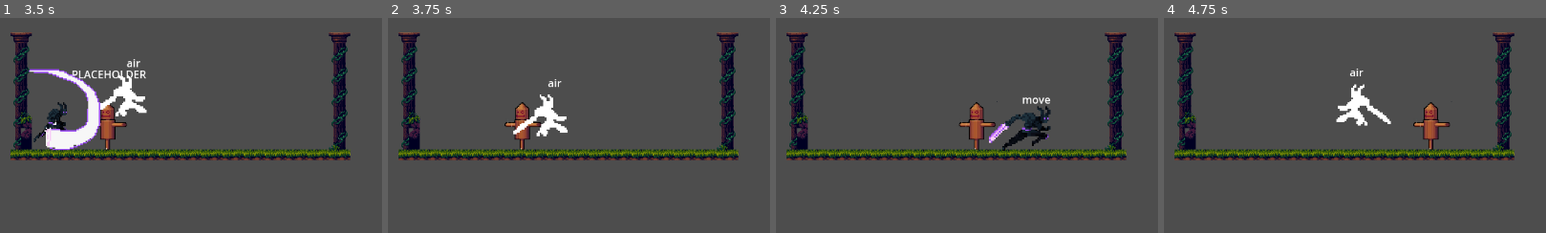
Above: before the commit, frames 1-4 (left to right).
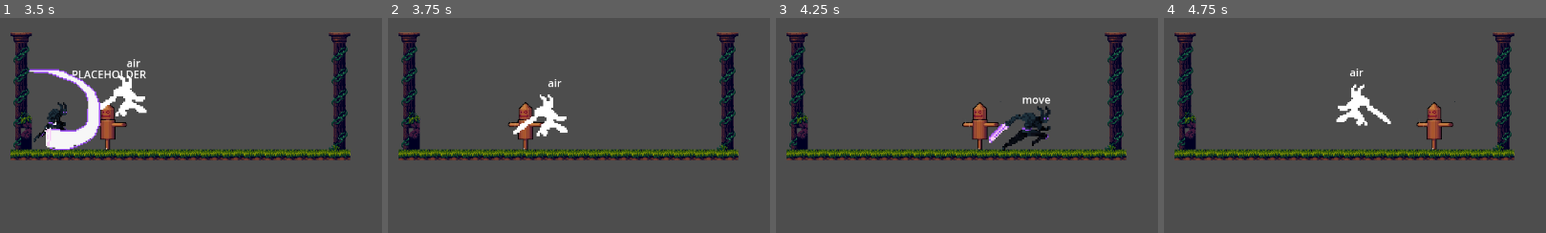
Above: after the commit, the same moments.

Repository: pablopenna/godot_learning
Game: Godot game, scene res://projects/state_machine/scenes/main.tscn
The game is run twice, just before and just after one commit, with the same random seed, the same clock (stepped at 60 frames per second) and the same inputs. This scene is started directly instead of the project's main scene. The engine's default icon, where the game draws it, is replaced by a stand-in: a white triangle on a blue panel in a dark square.
Inputs:
- Up to frame 1 (3.5 s): tap Enter (ui_accept) at 0.5 s; hold D (move_right) 0.53-2.03 s; tap J (attack) at 0.6, 1.35, 2.3, 3.05 s; tap Space (jump) at 0.77, 1.52, 3.02 s; hold A (move_left) 2.03-2.78 s; hold Shift (dash) 2.03-2.78 s; hold D (move_right) from 2.78 s (still down); tap Ctrl (summon) at 2.85 s
- Up to frame 2 (3.75 s): keep holding D (move_right); tap J (attack) at 3.6 s
- Up to frame 3 (4.25 s): keep holding D (move_right); tap Space (jump) at 3.77 s
- Up to frame 4 (4.75 s): release D (move_right) at 4.28 s; hold A (move_left) from 4.28 s (still down); tap J (attack) at 4.35 s; tap Space (jump) at 4.52 s
The pictures show only the part of the screen within x 0-50%, y 4-54%; the shares and areas given below are measured in that part.

Frame 1 is identical in both runs. In frame 2, 0.7% of the frame differs, in the area x 30-41%, y 39-62%; in frame 3, 0.8%, in the area x 48-59%, y 38-62%; in frame 4, 0.8%.

Commit message:
Finalise raycast attack to detect and trigger hurtbox

Diff:
--- a/common/scenes/dummy/dummy.tscn
+++ b/common/scenes/dummy/dummy.tscn
@@ -8,10 +8,11 @@
 size = Vector2(22, 69)
 
 [sub_resource type="RectangleShape2D" id="RectangleShape2D_njfmb"]
+size = Vector2(29, 74)
 
 [node name="Dummy" type="CharacterBody2D"]
-collision_layer = 0
-collision_mask = 3
+collision_layer = 4
+collision_mask = 2
 script = ExtResource("1_c6xtj")
 
 [node name="Sprite2D" type="Sprite2D" parent="."]
@@ -22,11 +23,14 @@
 position = Vector2(0, 1.5)
 shape = SubResource("RectangleShape2D_ciq7n")
 
-[node name="Hurtbox" parent="." instance=ExtResource("3_y4b4m")]
-hitbox_collision_layer = 4
+[node name="Hurtbox" parent="." node_paths=PackedStringArray("linked_entity") instance=ExtResource("3_y4b4m")]
+collision_layer = 64
+linked_entity = NodePath("..")
+hurtbox_collision_layer = 64
 show_debug_label = true
 
 [node name="CollisionShape2D" type="CollisionShape2D" parent="Hurtbox"]
+position = Vector2(-0.5, 4)
 shape = SubResource("RectangleShape2D_njfmb")
 
 [connection signal="damaged" from="Hurtbox" to="." method="_on_hurtbox_damaged"]
--- a/common/scenes/entity/animation_player_with_state_map.gd
+++ b/common/scenes/entity/animation_player_with_state_map.gd
@@ -6,7 +6,7 @@
 			play("idle")
 		"move":
 			play("run")
-		"attack_1":
+		"idle_attack":
 			play("attack")
 		_:
 			play("default")
--- a/common/scenes/hurtbox/hurtbox.gd
+++ b/common/scenes/hurtbox/hurtbox.gd
@@ -4,7 +4,7 @@
 
 @export var linked_entity: Entity
 
-@export_flags_2d_physics var hitbox_collision_layer
+@export_flags_2d_physics var hurtbox_collision_layer
 # the hurtbox will not scan, it will be passive. The hitbox is in charge of
 # detecting and triggering the hurtbox when they collision
 # @export_flags_2d_physics var hitbox_collision_mask
@@ -12,7 +12,7 @@
 @export var show_debug_label = false
 
 func _ready():
-	collision_layer = hitbox_collision_layer
+	collision_layer = hurtbox_collision_layer
 	# collision_mask = hitbox_collision_mask
 	if not show_debug_label:
 		$RichTextLabel.queue_free()
--- a/common/scenes/invocation/invocation.tscn
+++ b/common/scenes/invocation/invocation.tscn
@@ -92,7 +92,7 @@
 
 [node name="Hitbox" type="Area2D" parent="." node_paths=PackedStringArray("hitbox_data")]
 collision_layer = 8
-collision_mask = 4
+collision_mask = 64
 monitoring = false
 monitorable = false
 script = ExtResource("3_n16nj")
--- a/common/utils/physics_layers_names_utils.gd
+++ b/common/utils/physics_layers_names_utils.gd
@@ -4,8 +4,10 @@
 const PLAYER = "player"
 const ENVIRONMENT = "environment"
 const ENEMY = "enemy"
-const PLAYER_ATTACK = "player_attack"
-const ENEMY_ATTACK = "enemy_attack"
+const PLAYER_ATTACK = "player_hitbox"
+const ENEMY_ATTACK = "enemy_hitbox"
+const PLAYER_HURTBOX = "player_hurtbox"
+const ENEMY_HURTBOX = "enemy_hurtbox"
 #endregion
 
 var _layers_dict: Dictionary
@@ -22,5 +24,6 @@
 			_layers_dict[layer] = pow(2, i)
 
 func get_collision_layer_from_name(name: StringName):
-	push_error("Collision layer named %s does not exist" % name)
+	if not _layers_dict.has(name):
+		push_error("Collision layer named %s does not exist" % name)
 	return _layers_dict[name]
--- a/project.godot
+++ b/project.godot
@@ -75,8 +75,10 @@
 2d_physics/layer_1="player"
 2d_physics/layer_2="environment"
 2d_physics/layer_3="enemy"
-2d_physics/layer_4="player_attack"
-2d_physics/layer_5="enemy_attack"
+2d_physics/layer_4="player_hitbox"
+2d_physics/layer_5="enemy_hitbox"
+2d_physics/layer_6="player_hurtbox"
+2d_physics/layer_7="enemy_hurtbox"
 
 [rendering]
 
--- a/projects/state_machine/scenes/main.tscn
+++ b/projects/state_machine/scenes/main.tscn
@@ -21,11 +21,11 @@
 
 [node name="Dummy" parent="." instance=ExtResource("4_nxh17")]
 position = Vector2(458, 187)
-collision_layer = 4
-collision_mask = 10
 
 [node name="NonHitboxArea2D" type="Area2D" parent="."]
 position = Vector2(907, 173)
+collision_layer = 127
+collision_mask = 0
 
 [node name="CollisionShape2D" type="CollisionShape2D" parent="NonHitboxArea2D"]
 position = Vector2(13, -5.5)
--- a/projects/state_machine/scenes/player.tscn
+++ b/projects/state_machine/scenes/player.tscn
@@ -160,13 +160,14 @@
 speed = 500.0
 damage = 50
 
-[node name="Hitbox" type="Area2D" parent="StateManager/idle_attack" node_paths=PackedStringArray("hitbox_data")]
+[node name="Hitbox" type="Area2D" parent="StateManager/idle_attack" node_paths=PackedStringArray("hitbox_data", "entity_to_track")]
 collision_layer = 8
-collision_mask = 4
+collision_mask = 64
 monitoring = false
 monitorable = false
 script = ExtResource("13_w3wn8")
 hitbox_data = NodePath("../HitboxData")
+entity_to_track = NodePath("../../../Entity")
 
 [node name="CollisionShape2D" type="CollisionShape2D" parent="StateManager/idle_attack/Hitbox"]
 position = Vector2(49.5, -24.5)
@@ -181,18 +182,6 @@
 speed = 500.0
 damage = 50
 
-[node name="Hitbox" type="Area2D" parent="StateManager/blink_attack" node_paths=PackedStringArray("hitbox_data")]
-collision_layer = 8
-collision_mask = 4
-monitoring = false
-monitorable = false
-script = ExtResource("13_w3wn8")
-hitbox_data = NodePath("../../idle_attack/HitboxData")
-
-[node name="CollisionShape2D" type="CollisionShape2D" parent="StateManager/blink_attack/Hitbox"]
-position = Vector2(49.5, -24.5)
-shape = SubResource("RectangleShape2D_l7dds")
-
 [node name="InvocationFactory" parent="." node_paths=PackedStringArray("entity_to_get_facing_direction_from") instance=ExtResource("12_oi5i3")]
 invocationScene = ExtResource("13_7vvt5")
 entity_to_get_facing_direction_from = NodePath("../Entity")
@@ -207,7 +196,7 @@
 [node name="spritesheet" parent="Entity" node_paths=PackedStringArray("entity") instance=ExtResource("15_jdrqr")]
 position = Vector2(5, -18)
 scale = Vector2(2.5, 2.5)
-frame = 55
+frame = 48
 script = ExtResource("16_c7kal")
 entity = NodePath("..")
 
--- a/projects/state_machine/scripts/states/attack/blink_attack.gd
+++ b/projects/state_machine/scripts/states/attack/blink_attack.gd
@@ -25,16 +25,21 @@
 	var initial_position = managed_entity.global_position
 	var direction = 1 if managed_entity.facing_direction == FacingDirectionUtils.FacingDirection.RIGHT else -1
 	var target_position = initial_position + (attack_direction.normalized() * attack_reach * direction)
-	var raycast = _query_raycast(initial_position, target_position)
+	var result = _query_raycast(initial_position, target_position)
+	print(result)
 
-	print(raycast)
+	if result and result.has('collider'):
+		var hurtbox = result.collider as Hurtbox
+		if hurtbox:
+			hurtbox.receiveDamage($HitboxData)
 
 func _query_raycast(initial_position: Vector2, target_position: Vector2):
 	var space = _get_world_2d().direct_space_state
 	var collision_mask = PhysicsLayersNamesUtils.get_collision_layer_from_name(
-		PhysicsLayersNamesUtils.ENEMY
+		PhysicsLayersNamesUtils.ENEMY_HURTBOX
 	)
-	var query = PhysicsRayQueryParameters2D.create(initial_position, target_position,collision_mask, [])
+	var query = PhysicsRayQueryParameters2D.create(initial_position, target_position, collision_mask, [])
+	query.set_collide_with_areas(true)
 	return space.intersect_ray(query)
 
 func _get_world_2d() -> World2D:
